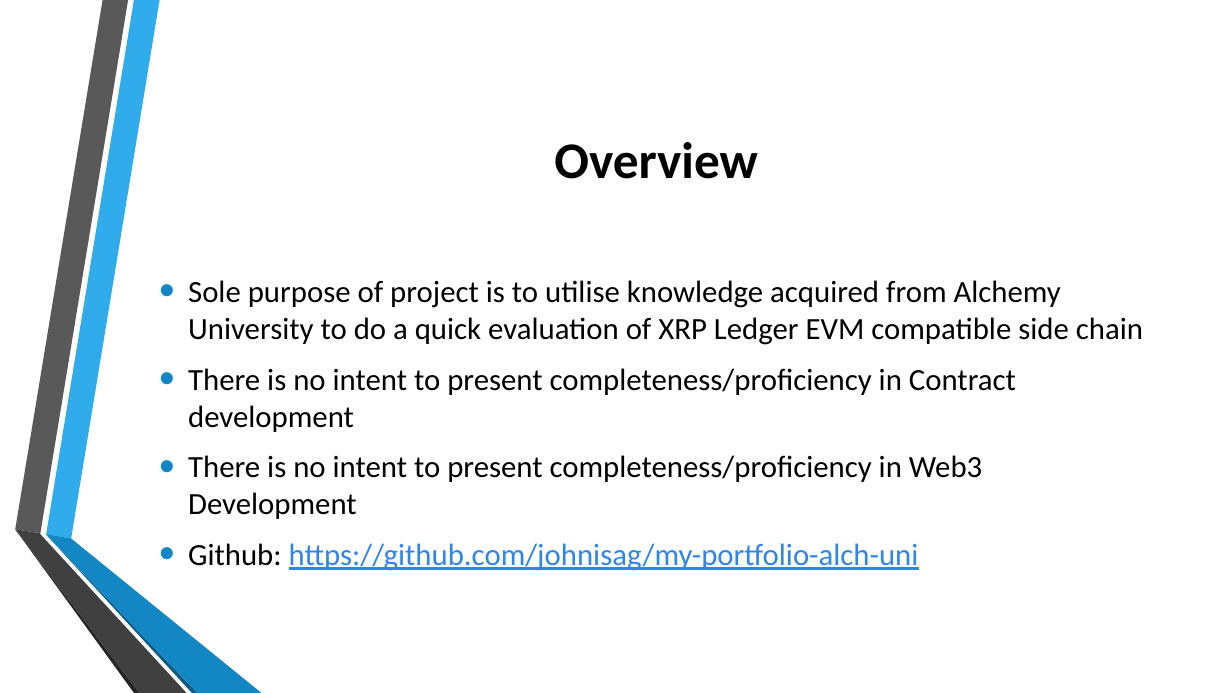
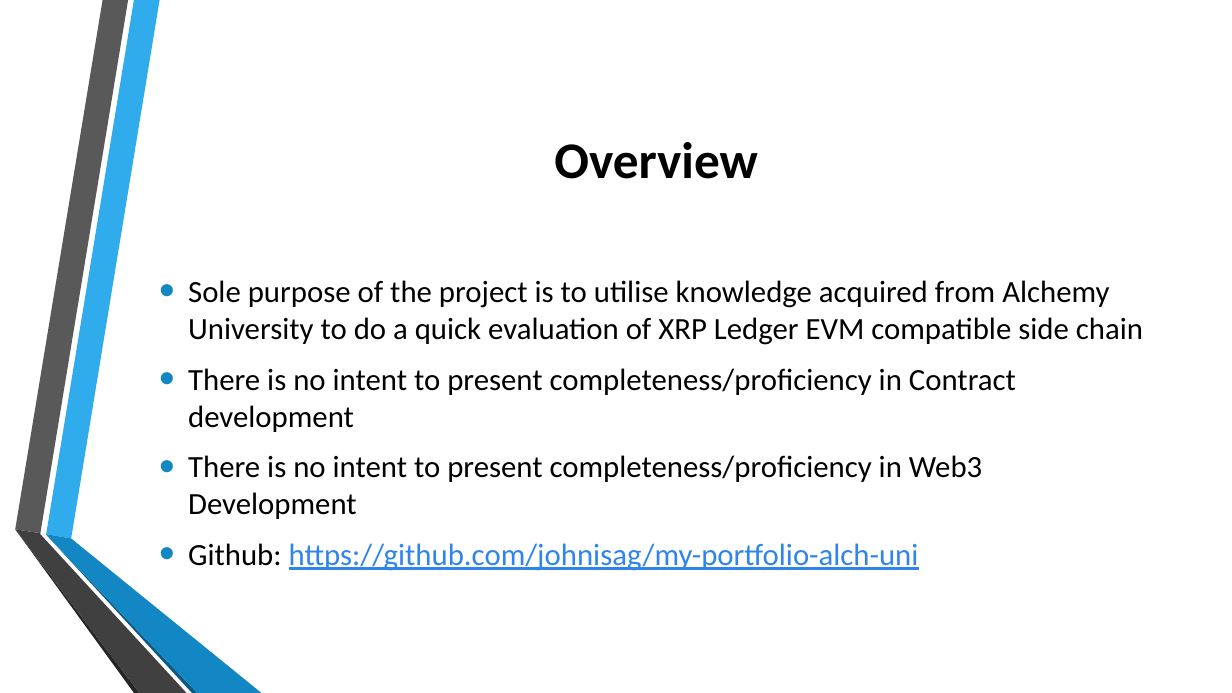
Before and after one commit to johnisag/my-portfolio-alch-uni, a slide deck: slide 2 of final_presentation.pptx. Drawn at 1232x693 pixels with LibreOffice and Linux fonts; fonts in the diff are those of the drawing; background and template pictures are left out. Boxes give left, top, right and bottom in pixels: in the first picture for what was removed or moved away, otherwise in the second. Text is boxed around its words. In the diff, an @@ line names an element or a change of style, - is before the commit and + after.

Commit message:
presentation fixes

```diff
--- a/final_presentation.pptx
+++ b/final_presentation.pptx
@@ text at (188, 280, 1143, 345): text changed @@
-• Sole purpose of project is to utilise knowledge acquired from Alchemy University to do a quick evaluation of XRP Ledger EVM compatible side chain
+• Sole purpose of the project is to utilise knowledge acquired from Alchemy University to do a quick evaluation of XRP Ledger EVM compatible side chain
```
Also in this commit, not shown: 1 other slide changed.
